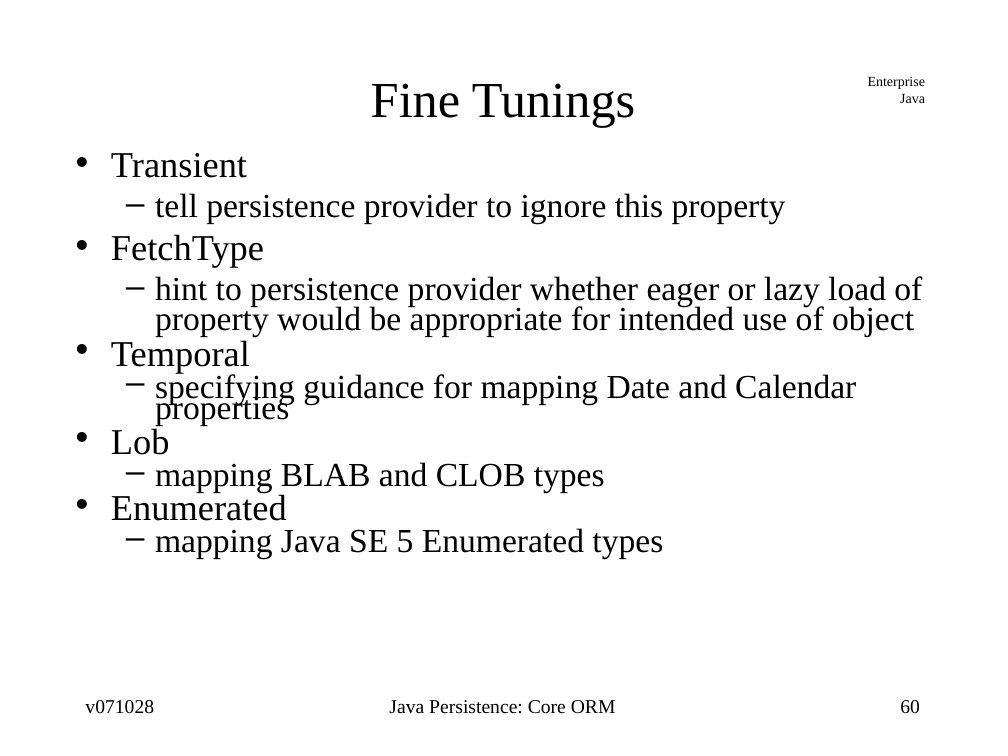
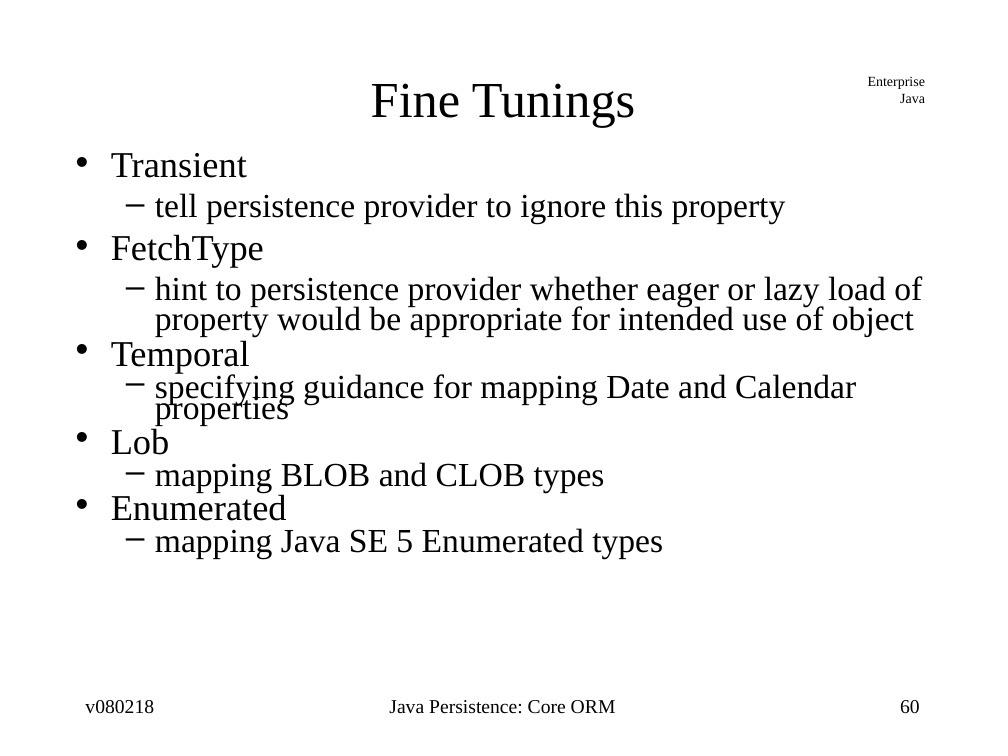
Before and after one commit to jcstaff/ejava-javaee, a slide deck: slide 60 of ormCore/src/site/resources/lectures/ormCore.ppt. Drawn at 1008x756 pixels with LibreOffice and Linux fonts; fonts in the diff are those of the drawing. Boxes give left, top, right and bottom in pixels: in the first picture for what was removed or moved away, otherwise in the second. Text is boxed around its words. In the diff, an @@ line names an element or a change of style, - is before the commit and + after.

```diff
--- a/ormCore/src/site/resources/lectures/ormCore.ppt
+++ b/ormCore/src/site/resources/lectures/ormCore.ppt
@@ text at bbox=[155, 462, 605, 492]: text changed @@
-  – mapping BLAB and CLOB types
+  – mapping BLOB and CLOB types
@@ text at bbox=[85, 700, 154, 714]: text changed @@
-v071028
+v080218
```
Also in this commit, not shown: 88 other slides changed, 1 other file.
